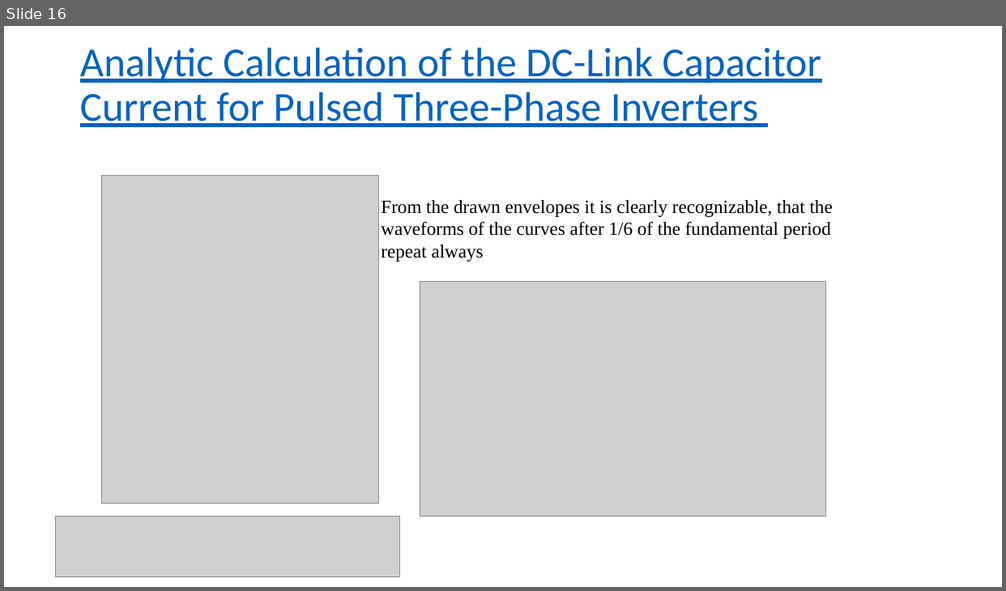
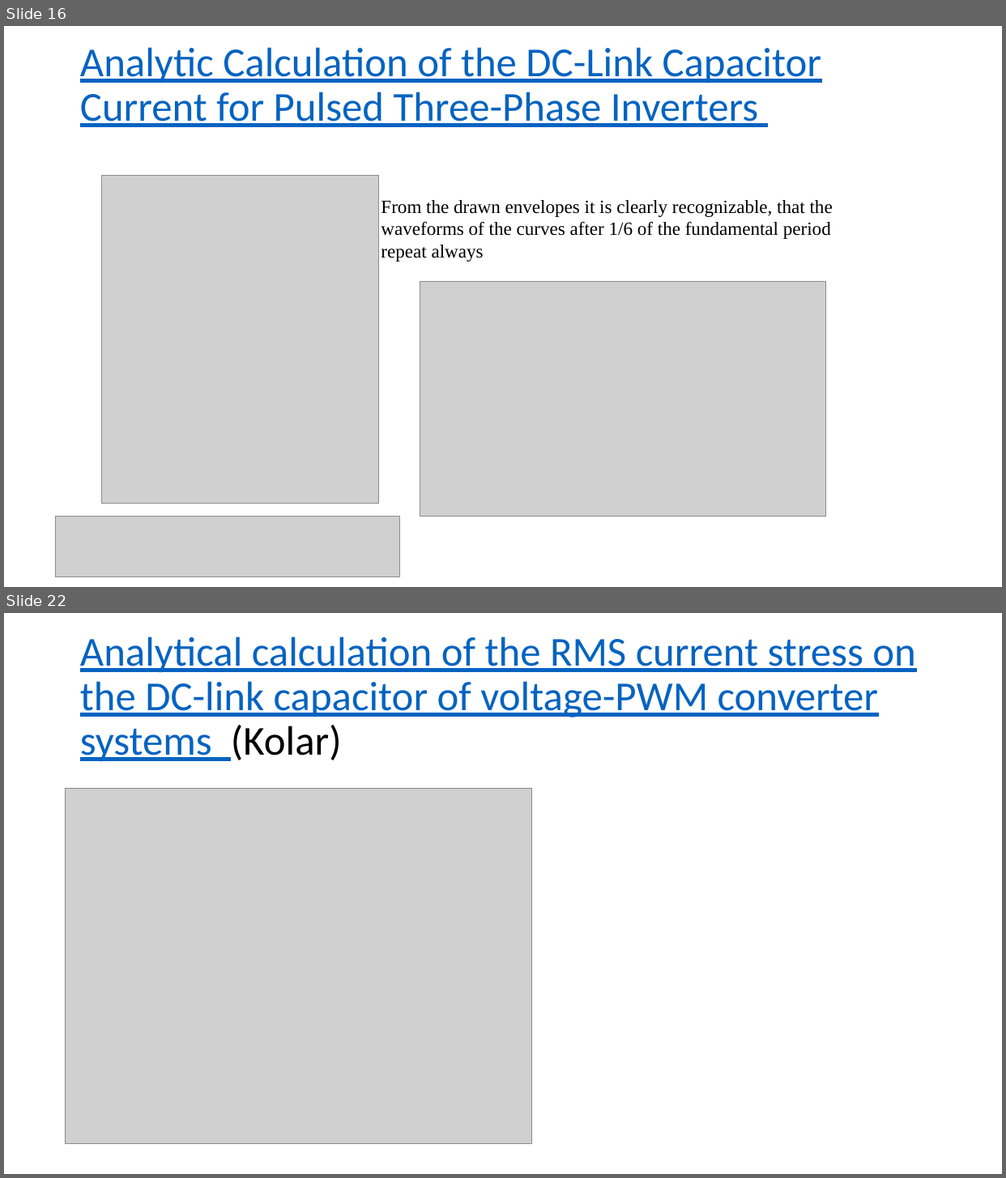
Before and after one commit to EnesAyaz/Studies, a slide deck: Reports/IMMD/Literature_review2.pptx. Shown one above the other, each under a label of ours: slide 16 before the commit, slides 16 and 22 after it; the slides between them are not shown. The pictures are 1006x591 and 1006x1178 pixels, drawn with LibreOffice and Linux fonts; fonts in the diff are those of the drawing; grey boxes stand for pictures. Boxes give left, top, right and bottom in pixels: in the first picture for what was removed or moved away, otherwise in the second. Text is boxed around its words. In the diff, an @@ line names an element or a change of style, - is before the commit and + after.

```diff
--- a/Reports/IMMD/Literature_review2.pptx
+++ b/Reports/IMMD/Literature_review2.pptx
@@ slide 22 added at (4, 613, 1002, 1174), background #FFFFFF @@
@@ title added at (80, 636, 915, 762), 39.6 pt, text #0563C1, underline @@
+Analytical calculation of the RMS current stress on the DC-link capacitor of voltage-PWM converter systems (Kolar)
@@ picture added at (66, 788, 532, 1144) @@
```
Also in this commit, not shown: 2 slides changed, 5 other slides added, 10 other files.
